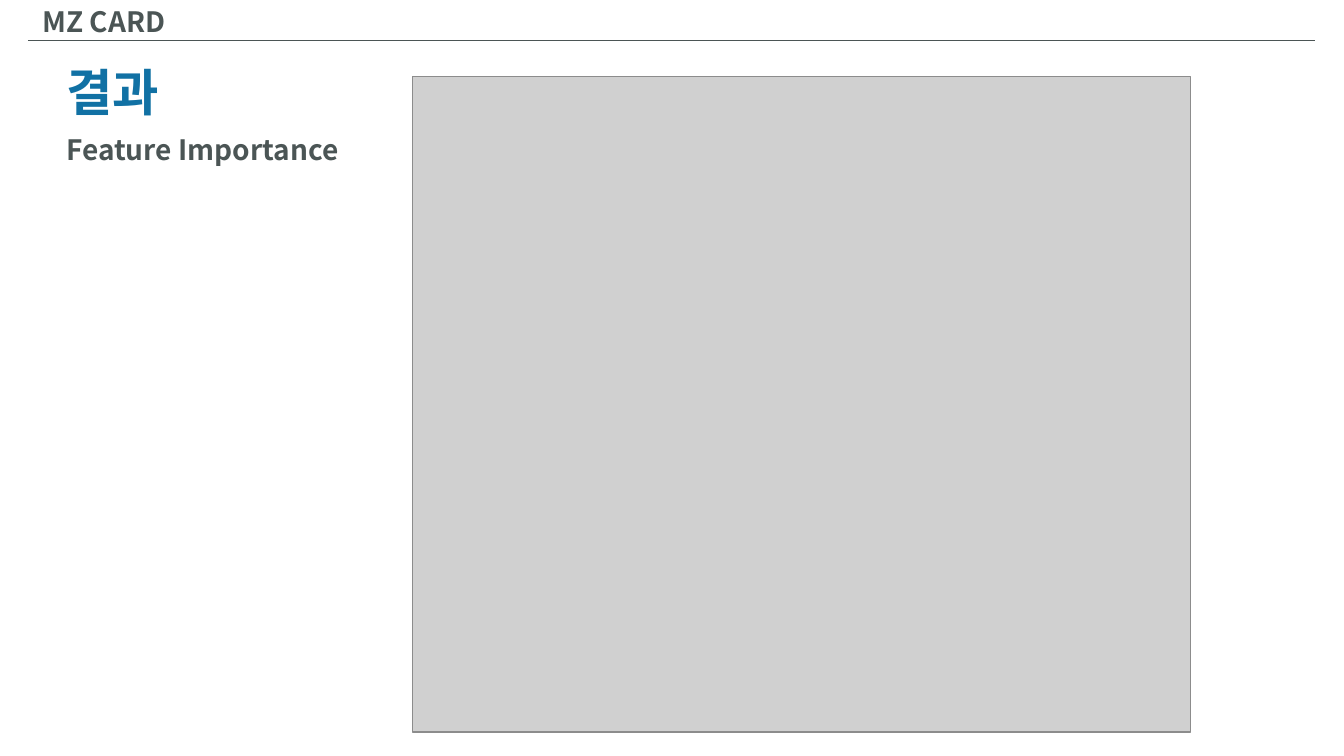
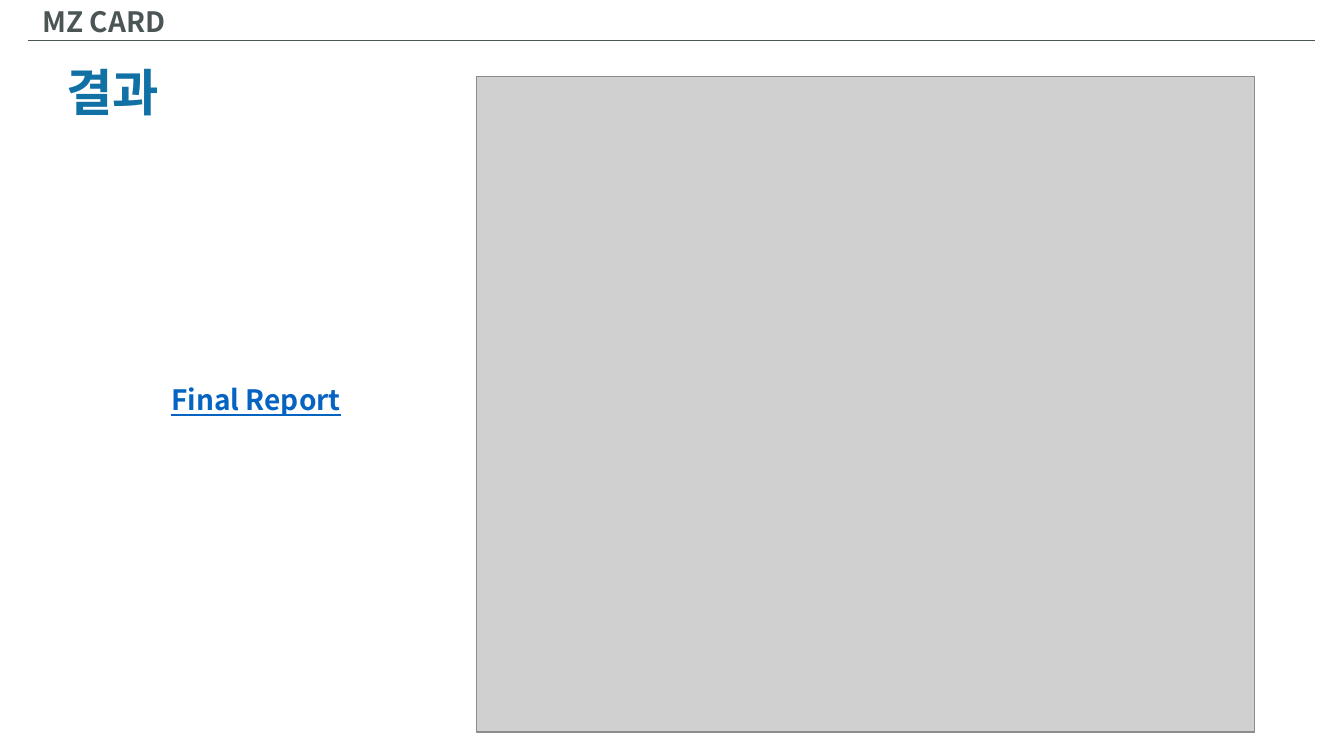
Before and after one commit to InjaeJayLee/mzcard, a slide deck: slide 35 of MZCARD.pptx. Drawn at 1344x756 pixels with LibreOffice and Linux fonts; fonts in the diff are those of the drawing; grey boxes stand for pictures. Boxes give left, top, right and bottom in pixels: in the first picture for what was removed or moved away, otherwise in the second. Text is boxed around its words. In the diff, an @@ line names an element or a change of style, - is before the commit and + after.

Commit message:
ppt

```diff
--- a/MZCARD.pptx
+++ b/MZCARD.pptx
@@ picture: place and size @@
-picture at [412,77,1191,732]
+picture at [477,77,1255,732]
@@ text removed at [66,139,338,166] @@
-Feature Importance
@@ text added at [171,387,341,416], 20 pt, text #0563C1, bold, underline @@
+Final Report
```
Also in this commit, not shown: 1 other file.
